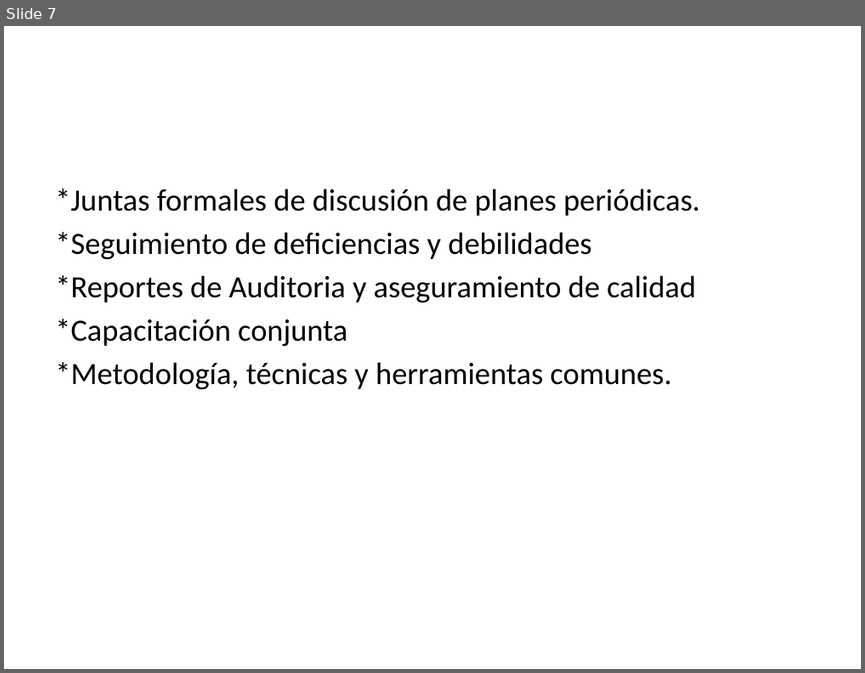
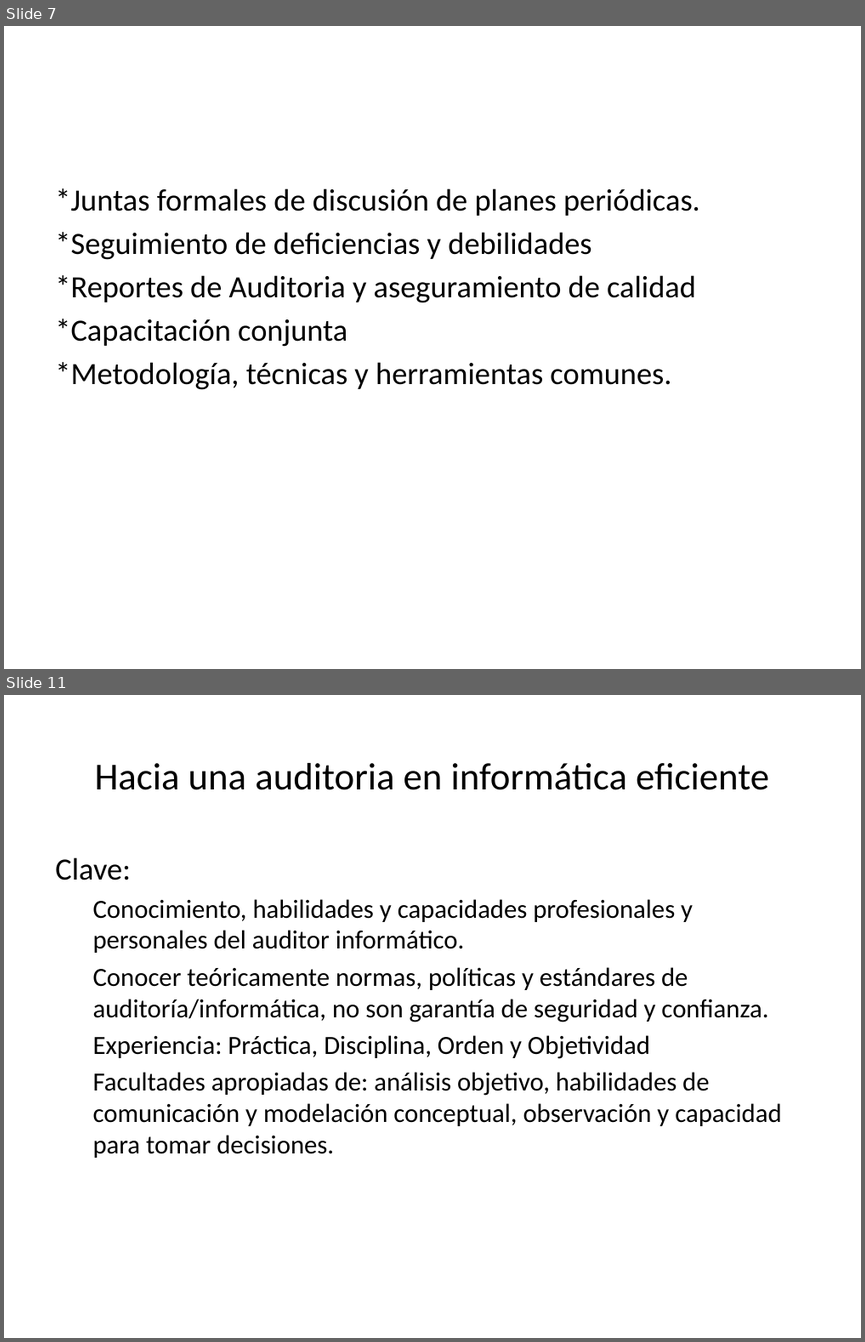
Before and after one commit to lc850/auditoria, a slide deck: unidad III (organizacion).pptx. Shown one above the other, each under a label of ours: slide 7 before the commit, slides 7 and 11 after it; the slides between them are not shown. The pictures are 865x673 and 865x1342 pixels, drawn with LibreOffice and Linux fonts; fonts in the diff are those of the drawing. Boxes give left, top, right and bottom in pixels: in the first picture for what was removed or moved away, otherwise in the second. Text is boxed around its words. In the diff, an @@ line names an element or a change of style, - is before the commit and + after.

```diff
--- a/unidad III (organizacion).pptx
+++ b/unidad III (organizacion).pptx
@@ slide 11 added at (4, 695, 861, 1338), background #FFFFFF @@
@@ title added at (95, 763, 769, 790), 32 pt, text #000000 @@
+Hacia una auditoria en informática eficiente
@@ text added at (55, 857, 781, 1157), 22 pt, text #000000 @@
+Clave:
+  Conocimiento, habilidades y capacidades profesionales y personales del auditor informático.
+  Conocer teóricamente normas, políticas y estándares de auditoría/informática, no son garantía de seguridad y confianza.
+  Experiencia: Práctica, Disciplina, Orden y Objetividad
+  Facultades apropiadas de: análisis objetivo, habilidades de comunicación y modelación conceptual, observación y capacidad para tomar decisiones.
```
Also in this commit, not shown: 4 other slides added, 1 other file.
